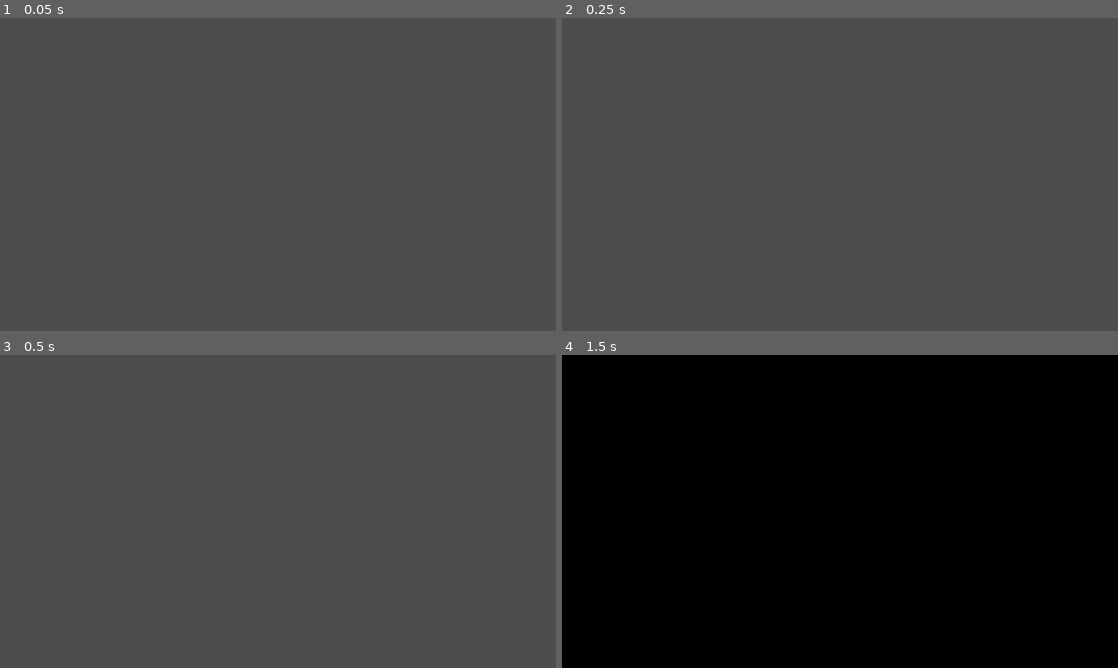
Above: before the commit, frames 1-4 (two rows, left to right).
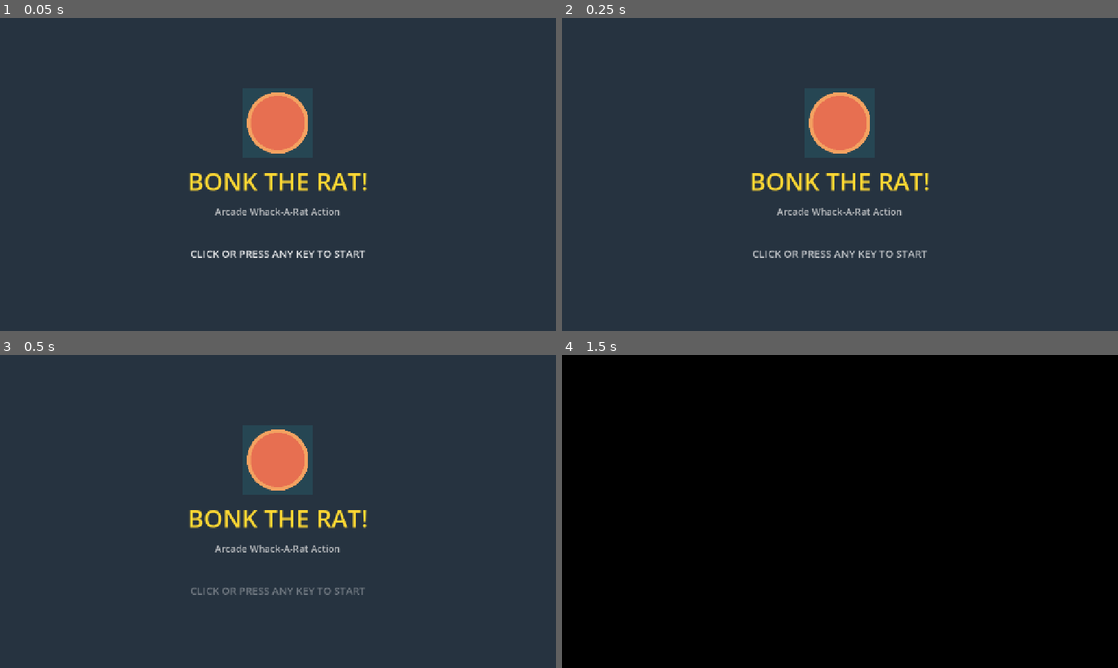
Above: after the commit, the same moments.

Repository: Parasaran-Python/bonk-the-rat
Game: Godot game, scene res://src/screens/splash.tscn
Same seed, same stepped clock (60 frames per second), same inputs: the game is played once before the commit and once after it.
Inputs (mouse positions are in pixels of both pictures, inside the frame that each line leads up to):
- Up to frame 1 (0.05 s): no input
- Up to frame 2 (0.25 s): no input
- Up to frame 3 (0.5 s): no input
- Up to frame 4 (1.5 s): tap Enter at 0.5 s; move the mouse to (962, 495) at 0.52 s; click (962, 495) at 0.67 s; click "PLAY CAMPAIGN" at 1.25 s

The runs differ from the first frame. In frame 1, 100% of the frame differs, in the area x 0-100%, y 0-100%; in frame 2, 100%; in frame 3, 100%; in frame 4, nothing differs.

Commit message:
feat(ui): style splash screen with game icon, title, and animated start prompt

Diff:
--- a/src/screens/splash.gd
+++ b/src/screens/splash.gd
@@ -1,17 +1,45 @@
 extends Control
-## Boot screen. Tap-to-start unlocks web audio context and routes to Main Menu.
+## Boot screen. Displays game branding and routes to Main Menu on any input.
+
+@onready var _prompt: Label = get_node_or_null("CenterContainer/VBox/Prompt")
+var _started := false
 
 func _ready() -> void:
 	if has_node("/root/AudioManager"):
 		var am: Node = get_node("/root/AudioManager")
 		am.play_music("menu")
 
+	if _prompt != null:
+		if OS.has_feature("web") or OS.has_feature("android") or OS.has_feature("ios"):
+			_prompt.text = "TAP ANYWHERE TO START"
+		else:
+			_prompt.text = "CLICK OR PRESS ANY KEY TO START"
+
+		var tw := create_tween().set_loops()
+		tw.tween_property(_prompt, "modulate:a", 0.25, 0.7).set_trans(Tween.TRANS_SINE).set_ease(Tween.EASE_IN_OUT)
+		tw.tween_property(_prompt, "modulate:a", 1.0, 0.7).set_trans(Tween.TRANS_SINE).set_ease(Tween.EASE_IN_OUT)
+
 func _input(event: InputEvent) -> void:
-	if (event is InputEventMouseButton and event.pressed) or (event is InputEventScreenTouch and event.pressed):
-		set_process_input(false)
-		if has_node("/root/AudioManager"):
-			get_node("/root/AudioManager").play_sfx("ui_click")
-		if has_node("/root/SceneRouter"):
-			get_node("/root/SceneRouter").goto("res://src/screens/main_menu.tscn")
-		else:
-			get_tree().change_scene_to_file("res://src/screens/main_menu.tscn")
+	if _started:
+		return
+
+	var is_click: bool = (event is InputEventMouseButton) and event.is_pressed()
+	var is_touch: bool = (event is InputEventScreenTouch) and event.is_pressed()
+	var is_key: bool = (event is InputEventKey) and event.is_pressed() and not event.is_echo()
+	var is_joy: bool = (event is InputEventJoypadButton) and event.is_pressed()
+
+	if is_click or is_touch or is_key or is_joy:
+		_start()
+
+func _start() -> void:
+	if _started:
+		return
+	_started = true
+	set_process_input(false)
+
+	if has_node("/root/AudioManager"):
+		get_node("/root/AudioManager").play_sfx("ui_click")
+	if has_node("/root/SceneRouter"):
+		get_node("/root/SceneRouter").goto("res://src/screens/main_menu.tscn")
+	else:
+		get_tree().change_scene_to_file("res://src/screens/main_menu.tscn")
--- a/src/screens/splash.tscn
+++ b/src/screens/splash.tscn
@@ -1,9 +1,70 @@
-[gd_scene load_steps=2 format=3]
+[gd_scene load_steps=3 format=3 uid="uid://splash_screen_scene"]
 
-[ext_resource type="Script" path="res://src/screens/splash.gd" id="1"]
+[ext_resource type="Script" path="res://src/screens/splash.gd" id="1_splash"]
+[ext_resource type="Texture2D" path="res://icons/icon_main_192.png" id="2_icon"]
 
 [node name="Splash" type="Control"]
-anchors_preset=15
-anchor_right=1.0
-anchor_bottom=1.0
-script=ExtResource("1")
+layout_mode = 3
+anchors_preset = 15
+anchor_right = 1.0
+anchor_bottom = 1.0
+grow_horizontal = 2
+grow_vertical = 2
+script = ExtResource("1_splash")
+
+[node name="Background" type="ColorRect" parent="."]
+layout_mode = 1
+anchors_preset = 15
+anchor_right = 1.0
+anchor_bottom = 1.0
+grow_horizontal = 2
+grow_vertical = 2
+color = Color(0.15, 0.20, 0.25, 1)
+
+[node name="CenterContainer" type="CenterContainer" parent="."]
+layout_mode = 1
+anchors_preset = 15
+anchor_right = 1.0
+anchor_bottom = 1.0
+grow_horizontal = 2
+grow_vertical = 2
+
+[node name="VBox" type="VBoxContainer" parent="CenterContainer"]
+layout_mode = 2
+theme_override_constants/separation = 16
+alignment = 1
+
+[node name="IconContainer" type="CenterContainer" parent="CenterContainer/VBox"]
+layout_mode = 2
+
+[node name="Icon" type="TextureRect" parent="CenterContainer/VBox/IconContainer"]
+custom_minimum_size = Vector2(160, 160)
+layout_mode = 2
+texture = ExtResource("2_icon")
+expand_mode = 1
+stretch_mode = 5
+
+[node name="Title" type="Label" parent="CenterContainer/VBox"]
+layout_mode = 2
+theme_override_colors/font_color = Color(1, 0.85, 0.2, 1)
+theme_override_font_sizes/font_size = 56
+text = "BONK THE RAT!"
+horizontal_alignment = 1
+
+[node name="Subtitle" type="Label" parent="CenterContainer/VBox"]
+layout_mode = 2
+theme_override_colors/font_color = Color(0.9, 0.9, 0.9, 0.8)
+theme_override_font_sizes/font_size = 22
+text = "Arcade Whack-A-Rat Action"
+horizontal_alignment = 1
+
+[node name="Spacer" type="Control" parent="CenterContainer/VBox"]
+custom_minimum_size = Vector2(0, 32)
+layout_mode = 2
+
+[node name="Prompt" type="Label" parent="CenterContainer/VBox"]
+layout_mode = 2
+theme_override_colors/font_color = Color(1, 1, 1, 0.9)
+theme_override_font_sizes/font_size = 24
+text = "CLICK OR PRESS ANY KEY TO START"
+horizontal_alignment = 1
